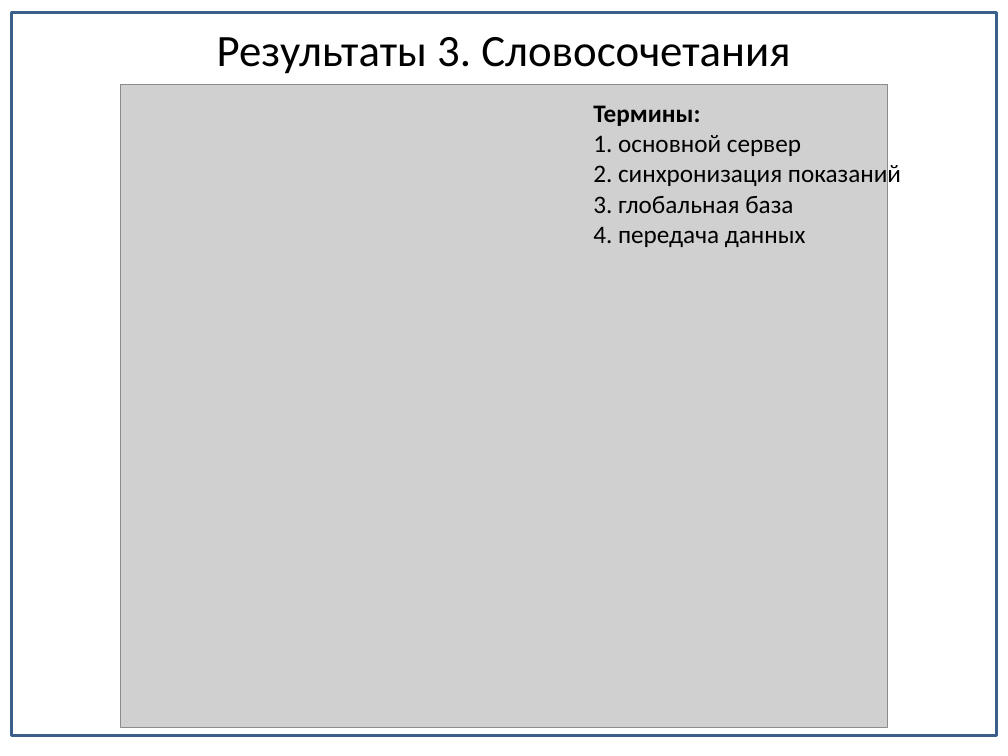
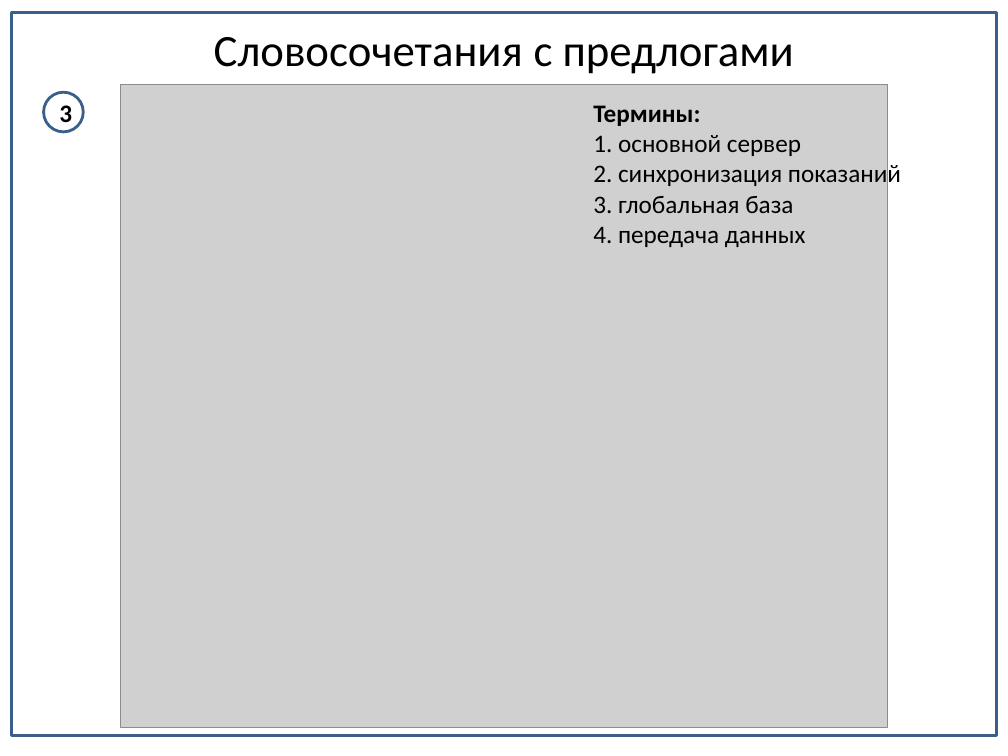
Before and after one commit to CrazyBread/TextHandler, a slide deck: slide 5 of Документы/Презентация.pptx. Drawn at 1008x756 pixels with LibreOffice and Linux fonts; fonts in the diff are those of the drawing; grey boxes stand for pictures. Boxes give left, top, right and bottom in pixels: in the first picture for what was removed or moved away, otherwise in the second. Text is boxed around its words. In the diff, an @@ line names an element or a change of style, - is before the commit and + after.

```diff
--- a/Документы/Презентация.pptx
+++ b/Документы/Презентация.pptx
@@ title at bbox=[214, 37, 794, 74]: text changed @@
-Результаты 3. Словосочетания
+Словосочетания с предлогами
@@ ellipse added at bbox=[43, 93, 83, 132], fill #FFFFFF, outline #3A5F8C 2 pt, 18 pt, text #000000, bold @@
+3
```
Also in this commit, not shown: 5 other slides changed, 1 slide added, 1 other file.
